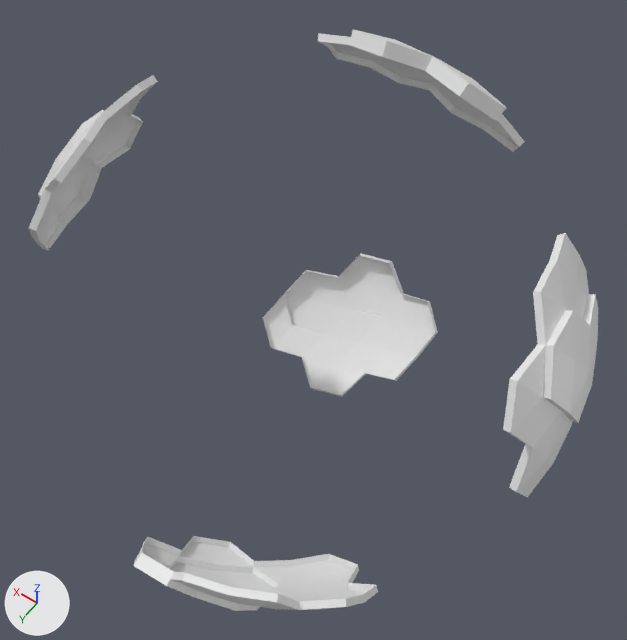
Renders of the Blender file models/continents.blend from each side of a commit.
One viewpoint serves both versions: a camera (50 mm lens) standing at (-120.0, 161.0, 257.0) and looking at (-3.0, -3.0, 0.0). Lighting does not change. The marker at lower left points along +X, +Y and +Z. The same objects are shown in both versions, whatever each file hides.

The first picture shows 'continents'.
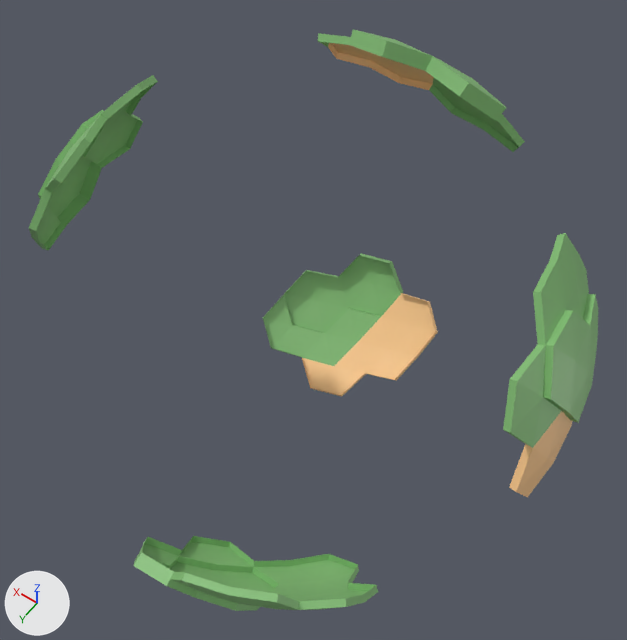
Commit message: Update continents model

The edits, one by one:
Material 'brown' (mat_brown) is new.
Its base color is (1.0, 0.604, 0.275) (beige #ffcc8f).
Material 'green' (mat_green) is new.
Its base color is (0.227, 0.509, 0.178) (green #83bd75).
me_icosphere_012 has 526 vertices, 583 faces and spans x -104.0..104.0, y -94.0..101.0, z -97.0..93.0.
me_icosphere_012 is used by ob_continents; location (0.0, 0.0, 0.0).
me_icosphere_012 part 1: 529 of the faces centred in x -101.0..102.0, y -91.0..100.0, z -89.0..90.0 switch from no material to mat_green (green #83bd75).
me_icosphere_012 part 2: 22 of the faces centred in x -22.0..23.0, y -80.0..-31.0, z -96.0..-61.0 switch from no material to mat_brown (beige #ffcc8f).
me_icosphere_012 part 3: 18 of the faces centred in x -102.0..-97.0, y -27.0..20.0, z -13.0..24.0 switch from no material to mat_brown (beige #ffcc8f).
me_icosphere_012 part 4: 14 of the faces centred in x 5.0..35.0, y -88.0..-67.0, z 50.0..72.0 switch from no material to mat_brown (beige #ffcc8f).

Pixel boxes (x1, y1, x2, y2) of what changed, in the pictures (627 x 640 px):
part 1 of me_icosphere_012, recoloured (grey to green)
    both: (29, 29, 598, 611)
part 2 of me_icosphere_012, recoloured (white to beige)
    both: (301, 293, 438, 397)
part 3 of me_icosphere_012, recoloured
    both: (509, 411, 573, 497)
part 4 of me_icosphere_012, recoloured
    both: (328, 43, 434, 90)
